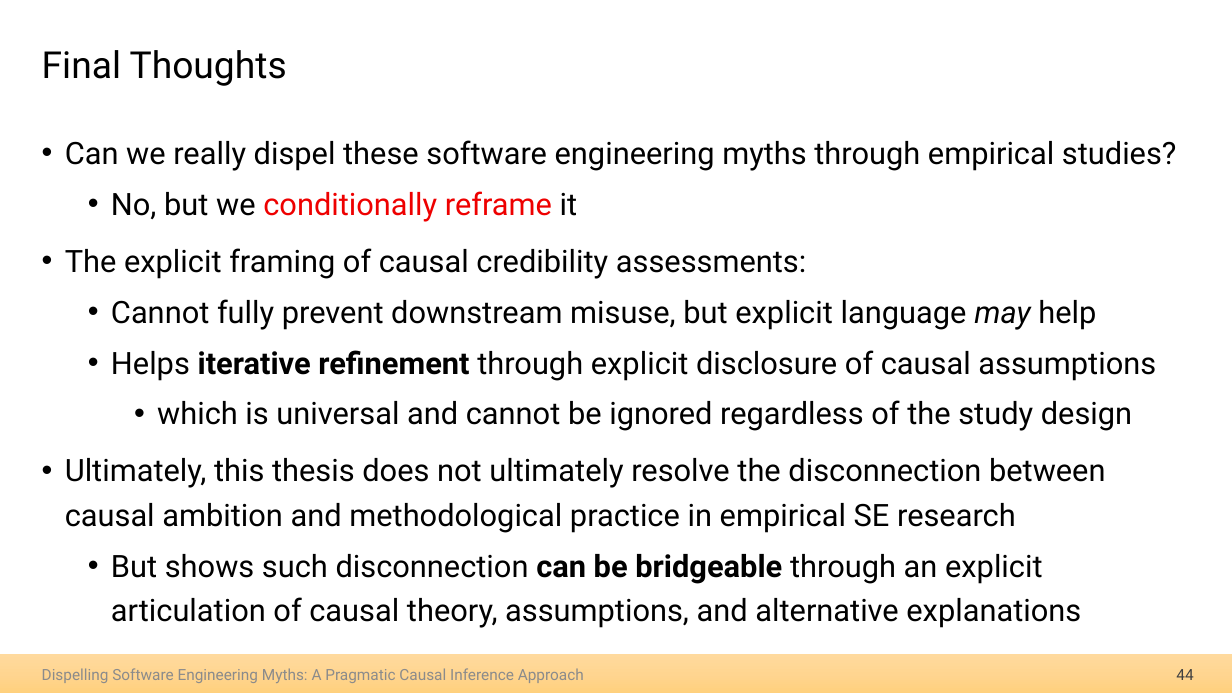
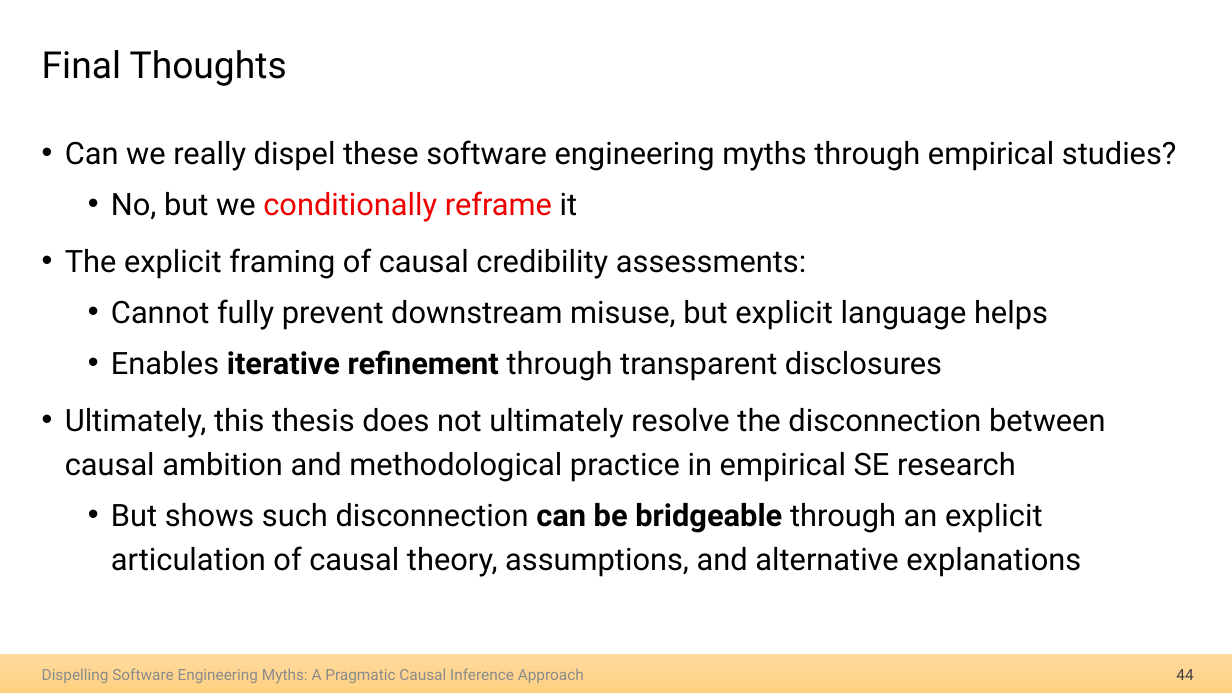
Before and after one commit to hehao98/Thesis, a slide deck: slide 44 of 2026.09.21-Thesis Defense.pptx. Drawn at 1232x693 pixels with LibreOffice and Linux fonts; fonts in the diff are those of the drawing. Boxes give left, top, right and bottom in pixels: in the first picture for what was removed or moved away, otherwise in the second. Text is boxed around its words. In the diff, an @@ line names an element or a change of style, - is before the commit and + after.

```diff
--- a/2026.09.21-Thesis Defense.pptx
+++ b/2026.09.21-Thesis Defense.pptx
@@ text at <box>111,299,1048,381</box>: text changed @@
-  • Cannot fully prevent downstream misuse, but explicit language may help
-  • Helps iterative refinement through explicit disclosure of causal assumptions
-    • which is universal and cannot be ignored regardless of the study design
+  • Cannot fully prevent downstream misuse, but explicit language helps
+  • Enables iterative refinement through transparent disclosures
```
Also in this commit, not shown: 2 other slides changed.
